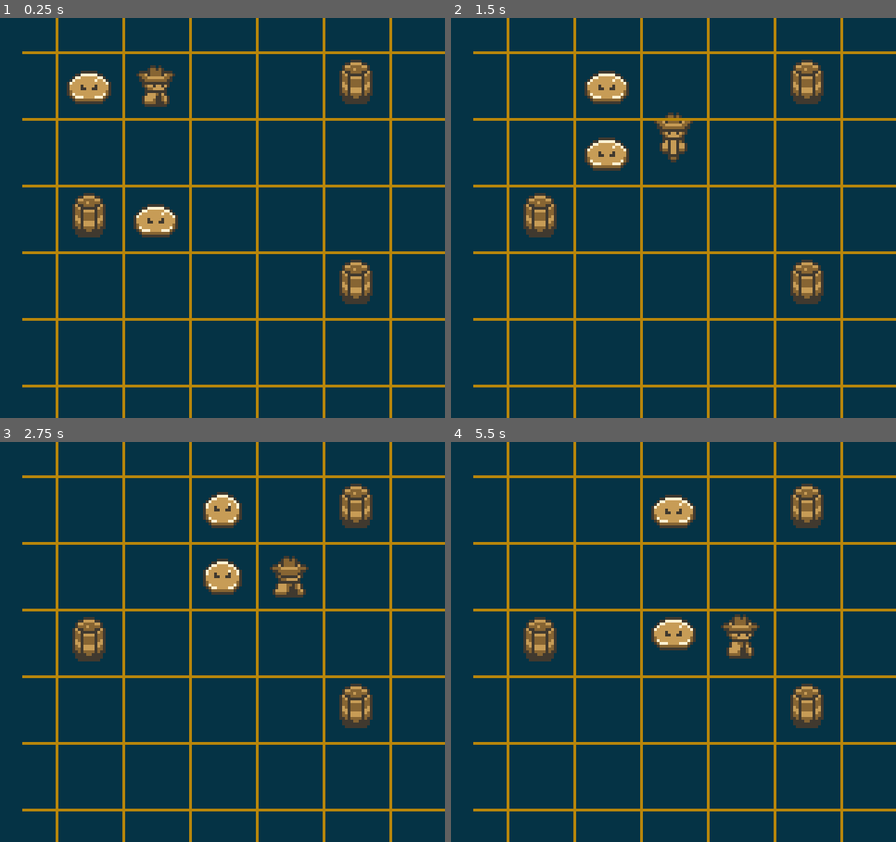
Above: before the commit, frames 1-4 (two rows, left to right).
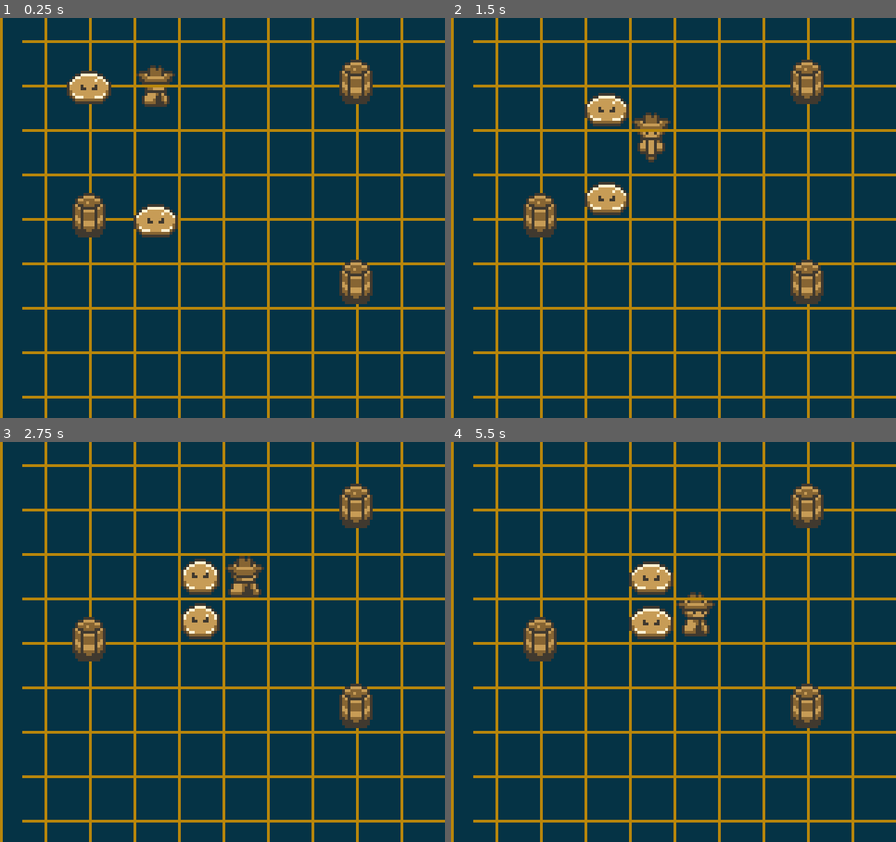
Above: after the commit, the same moments.

Repository: ThGnommy/gb-jam-13
Game: Godot game, scene res://scenes/levels/main.tscn
The game is run twice, just before and just after one commit, with the same random seed, the same clock (stepped at 60 frames per second) and the same inputs.
Inputs:
- Up to frame 1 (0.25 s): no input
- Up to frame 2 (1.5 s): hold Right (right) 0.53-1.28 s; hold Down (down) from 1.28 s (still down)
- Up to frame 3 (2.75 s): release Down (down) at 2.03 s; hold Right (right) from 2.03 s (still down)
- Up to frame 4 (5.5 s): release Right (right) at 2.78 s; hold W (shootUp) 2.78-3.53 s; hold Left (left) 3.53-5.03 s; hold Down (down) from 5.03 s (still down)

The runs differ from the first frame. In frame 1, 18% of the frame differs, in the area x 0-100%, y 0-100%; in frame 2, 21%; in frame 3, 21%; in frame 4, 21%.

Commit message:
adjust pixel of collisions

Diff:
--- a/scenes/objects/barrel.tscn
+++ b/scenes/objects/barrel.tscn
@@ -54,7 +54,7 @@
 }]
 
 [sub_resource type="RectangleShape2D" id="RectangleShape2D_6obf0"]
-size = Vector2(24, 24)
+size = Vector2(16, 16)
 
 [node name="Barrel" type="Node2D"]
 script = ExtResource("1_1kn84")
--- a/scenes/objects/player.tscn
+++ b/scenes/objects/player.tscn
@@ -4,7 +4,7 @@
 [ext_resource type="Texture2D" uid="uid://cwnorjh1oblav" path="res://assets/sprites/Player/Player-Sheet.png" id="2_2147m"]
 
 [sub_resource type="RectangleShape2D" id="RectangleShape2D_2147m"]
-size = Vector2(24, 24)
+size = Vector2(16, 16)
 
 [sub_resource type="AtlasTexture" id="AtlasTexture_2147m"]
 atlas = ExtResource("2_2147m")
--- a/scenes/objects/slime.tscn
+++ b/scenes/objects/slime.tscn
@@ -27,19 +27,21 @@
 }]
 
 [sub_resource type="RectangleShape2D" id="RectangleShape2D_2147m"]
-size = Vector2(24, 24)
+size = Vector2(16, 16)
 
 [node name="Slime" type="Area2D"]
 collision_layer = 2
 collision_mask = 3
 script = ExtResource("1_82kmp")
 animation_speed = 2
+metadata/_edit_group_ = true
 
 [node name="AnimatedSprite2D" type="AnimatedSprite2D" parent="."]
 sprite_frames = SubResource("SpriteFrames_q574h")
 animation = &"idle"
 autoplay = "idle"
 frame_progress = 0.360026
+metadata/_edit_group_ = true
 
 [node name="CollisionShape2D" type="CollisionShape2D" parent="."]
 shape = SubResource("RectangleShape2D_2147m")
--- a/scenes/scripts/enemyManager.gd
+++ b/scenes/scripts/enemyManager.gd
@@ -18,7 +18,7 @@
 	"entity" : Node2D
 }
 
-const CELL_SIZE : int = 24
+const CELL_SIZE : int = 16
 var occupancy_map : Array = []
 
 func _init() -> void:
Not shown, changed: assets/sprites/Enemies/Cannon-Sheet.png.import
Not shown, changed: assets/sprites/Enemies/Cowboy-Sheet.png.import
Not shown, changed: assets/sprites/Enemies/Slime-Sheet.png.import
Not shown, changed: assets/sprites/Environment/Barrel.png.import
Not shown, changed: assets/sprites/Environment/BigExplosion-Sheet.png.import
Not shown, changed: assets/sprites/Environment/Block-Sheet.png.import
Not shown, changed: assets/sprites/Environment/Chest-Sheet.png.import
Not shown, changed: assets/sprites/Environment/Mirror-Sheet.png.import
Not shown, changed: assets/sprites/Environment/TileSet.png.import
Not shown, changed: assets/sprites/Environment/Torch-Sheet.png.import
Not shown, changed: assets/sprites/Player/Player-Sheet.png.import
Not shown, changed: assets/sprites/Player/StandardBullet-Sheet.png.import
(and 1 more such lines)
